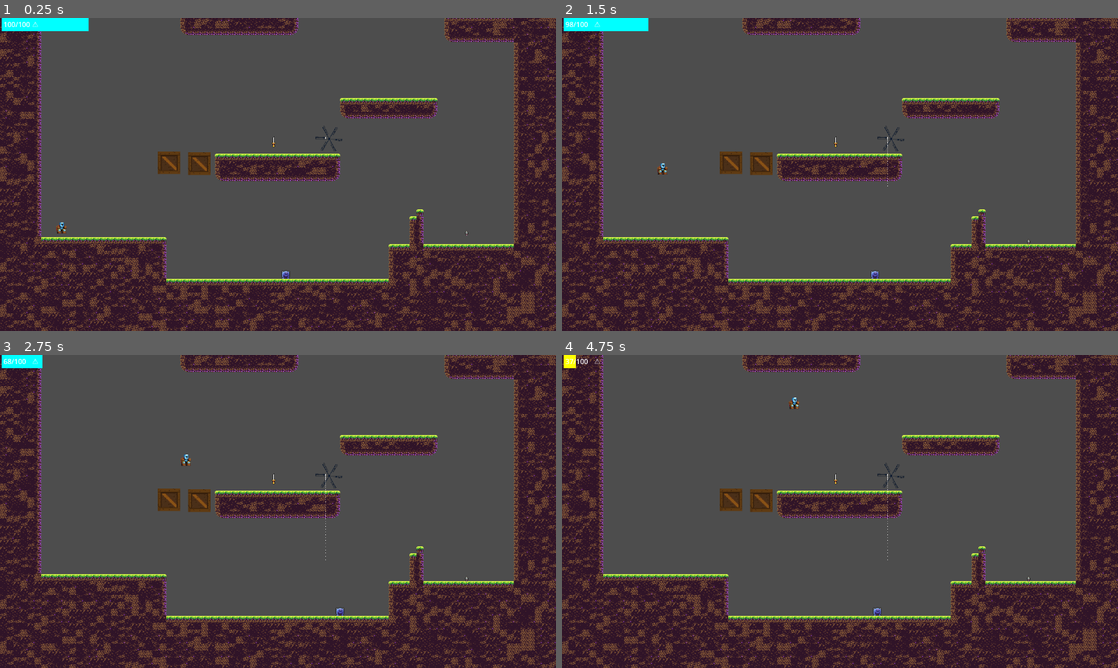
Above: before the commit, frames 1-4 (two rows, left to right).
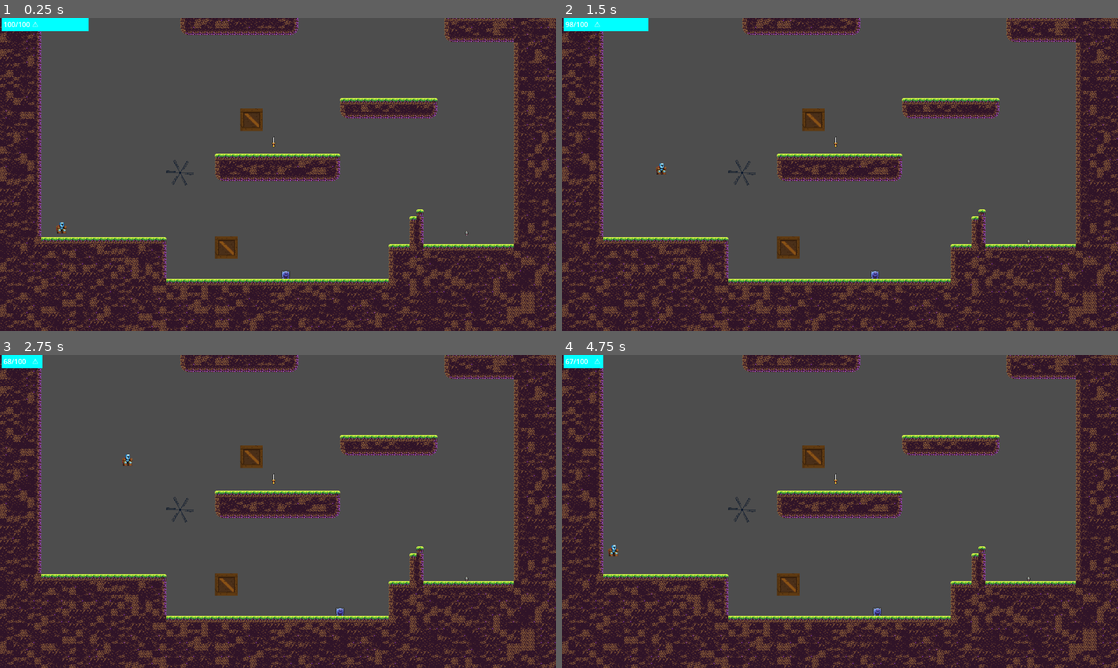
Above: after the commit, the same moments.

Repository: AcoMat/unq-idv-boss-2025
Game: Godot game, scene res://main.tscn
Two runs of this game, one before a commit and one after it. Both use one fixed random seed, a clock stepped at 60 frames per second and the inputs below.
Inputs (mouse positions are in pixels of both pictures, inside the frame that each line leads up to):
- Up to frame 1 (0.25 s): no input
- Up to frame 2 (1.5 s): tap Enter (ui_accept) at 0.5 s; move the mouse to (962, 158) at 0.52 s; hold D (move_right) from 0.53 s (still down); click (962, 158) at 0.6 s; tap Space (jump) at 0.77 s; move the mouse to (728, 190) at 1.27 s; tap 1 at 1.35 s
- Up to frame 3 (2.75 s): tap Space (jump) at 1.52 s; move the mouse to (333, 442) at 2.02 s; release D (move_right) at 2.03 s; hold A (move_left) from 2.03 s (still down); hold 2 from 2.03 s (still down)
- Up to frame 4 (4.75 s): move the mouse to (812, 574) at 2.77 s; release A (move_left) at 2.78 s; release 2 at 2.78 s; hold D (move_right) 2.78-4.28 s; tap 3 at 2.85 s; tap Space (jump) at 3.02, 3.77, 4.52 s; move the mouse to (1006, 558) at 3.52 s; click (1006, 558) at 3.6 s; move the mouse to (673, 464) at 4.27 s; hold A (move_left) from 4.28 s (still down); tap 1 at 4.35 s

The runs differ from the first frame. In frame 1, 1.2% of the frame differs, in the area x 28-62%, y 28-77%; in frame 2, 1.3%; in frame 3, 1.3%; in frame 4, 1.7%, in the area x 0-62%, y 0-77%.

Commit message:
wind force fan

Diff:
--- a/main.tscn
+++ b/main.tscn
@@ -19,7 +19,7 @@
 [node name="Main" type="Node2D"]
 
 [node name="BreakablePlatform" parent="." instance=ExtResource("1_5vw27")]
-position = Vector2(433, 259)
+position = Vector2(495, 452)
 
 [node name="MainLevel" parent="." instance=ExtResource("1_0xm2m")]
 
@@ -31,10 +31,10 @@
 weapon = ExtResource("5_efxa6")
 
 [node name="fan" parent="." instance=ExtResource("5_4c57u")]
-position = Vector2(749, 202)
+position = Vector2(406, 280)
 
 [node name="BreakablePlatform2" parent="." instance=ExtResource("1_5vw27")]
-position = Vector2(363, 257)
+position = Vector2(553, 158)
 
 [node name="Mushroom" parent="." instance=ExtResource("6_efxa6")]
 position = Vector2(1076, 393)
--- a/scenes/objects/fan.tscn
+++ b/scenes/objects/fan.tscn
@@ -1,14 +1,10 @@
-[gd_scene load_steps=5 format=3 uid="uid://bd3ol1tsx22ye"]
+[gd_scene load_steps=4 format=3 uid="uid://bd3ol1tsx22ye"]
 
-[ext_resource type="Script" path="res://scripts/ui/Fan.gd" id="1_kjku7"]
+[ext_resource type="Script" uid="uid://brr6sl1mam34e" path="res://scripts/ui/Fan.gd" id="1_kjku7"]
 [ext_resource type="Texture2D" uid="uid://diuilyu8t5140" path="res://assets/map/windmill.png" id="2_esvne"]
 
 [sub_resource type="RectangleShape2D" id="RectangleShape2D_esvne"]
 size = Vector2(167, 55.25)
-
-[sub_resource type="ParticleProcessMaterial" id="ParticleProcessMaterial_kjku7"]
-particle_flag_disable_z = true
-gravity = Vector3(0, 98, 0)
 
 [node name="fan" type="Area2D"]
 script = ExtResource("1_kjku7")
@@ -22,10 +18,4 @@
 scale = Vector2(0.1, 0.1)
 texture = ExtResource("2_esvne")
 
-[node name="VentiladorParticles" type="GPUParticles2D" parent="."]
-position = Vector2(2, 0)
-amount = 50
-lifetime = 2.0
-process_material = SubResource("ParticleProcessMaterial_kjku7")
-
 [node name="AudioStreamPlayer2D" type="AudioStreamPlayer2D" parent="."]
--- a/scripts/ui/Fan.gd
+++ b/scripts/ui/Fan.gd
@@ -3,7 +3,7 @@
 # ===================================
 # CONFIGURACIÓN SIMPLE
 # ===================================
-@export var wind_force: float = 100.0
+@export var wind_force: float = 64.0
 @export var wind_direction: Vector2 = Vector2.LEFT
 @export var is_active: bool = true
 @export var max_push_velocity: float = 250.0
